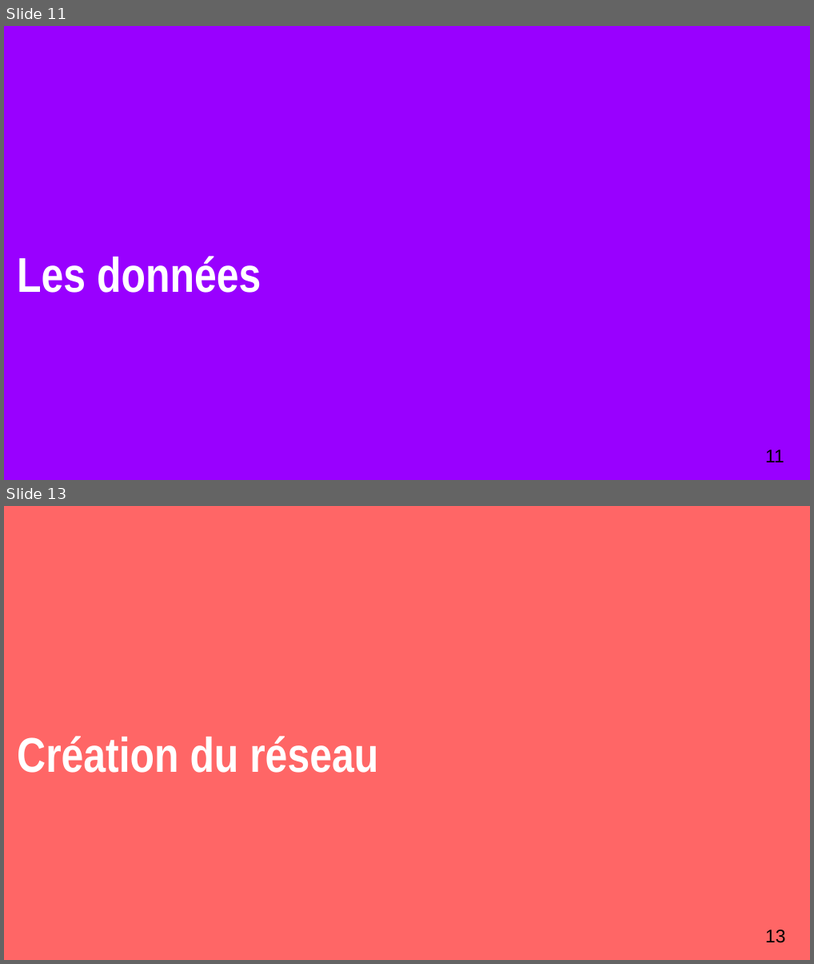
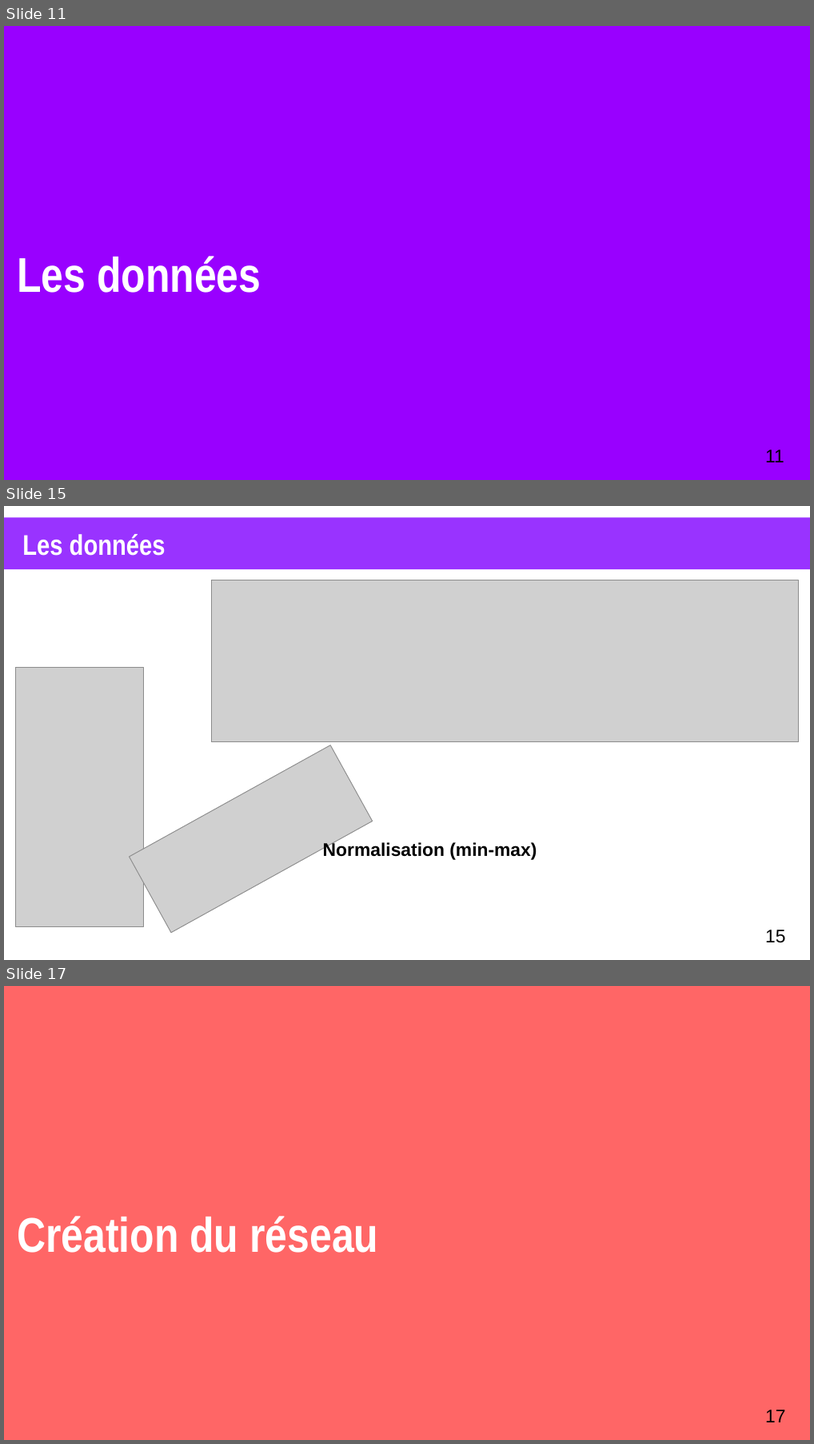
Before and after one commit to XgLsuLzRMy/Composition-Musicale-par-Reseau-de-Neurones, a slide deck: projet.odp. Shown one above the other, each under a label of ours: slides 11 and 13 before the commit, slides 11, 15 and 17 after it; the slides between them are not shown. The pictures are 814x964 and 814x1444 pixels, drawn with LibreOffice and Linux fonts; fonts in the diff are those of the drawing; grey boxes stand for pictures. Boxes give left, top, right and bottom in pixels: in the first picture for what was removed or moved away, otherwise in the second. Text is boxed around its words. In the diff, an @@ line names an element or a change of style, - is before the commit and + after.

```diff
--- a/projet.odp
+++ b/projet.odp
@@ slide 15 added at (4, 506, 810, 960), background #FFFFFF @@
@@ rectangle added at (4, 518, 810, 570), fill #9933FF @@
@@ title added at (22, 534, 166, 556), 28 pt, text #FFFFFF, bold @@
+Les données
@@ picture added at (211, 580, 798, 742) @@
@@ picture added at (16, 667, 144, 926) @@
@@ picture added at (129, 744, 373, 932) @@
@@ text added at (323, 841, 537, 860), 18 pt, text #000000, bold @@
+Normalisation (min-max)
@@ page number added at (766, 929, 786, 943), 18 pt, text #000000 @@
+15
@@ what was slide 13 is now slide 17 @@
@@ page number at (766, 1409, 786, 1422): text changed @@
-13
+17
```
Also in this commit, not shown: 1 slide changed, 7 other slides added, 3 slides removed, 1 other file.
